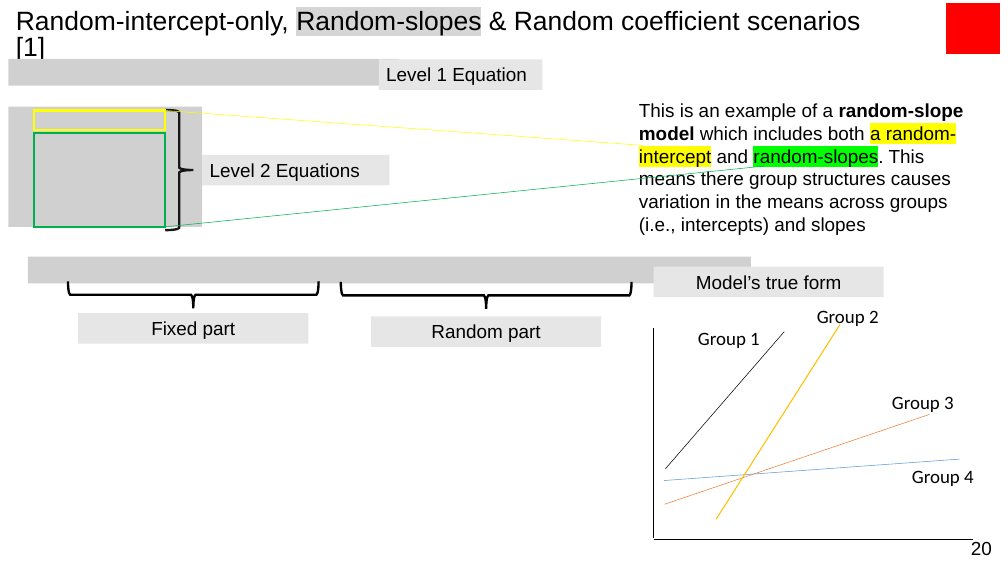
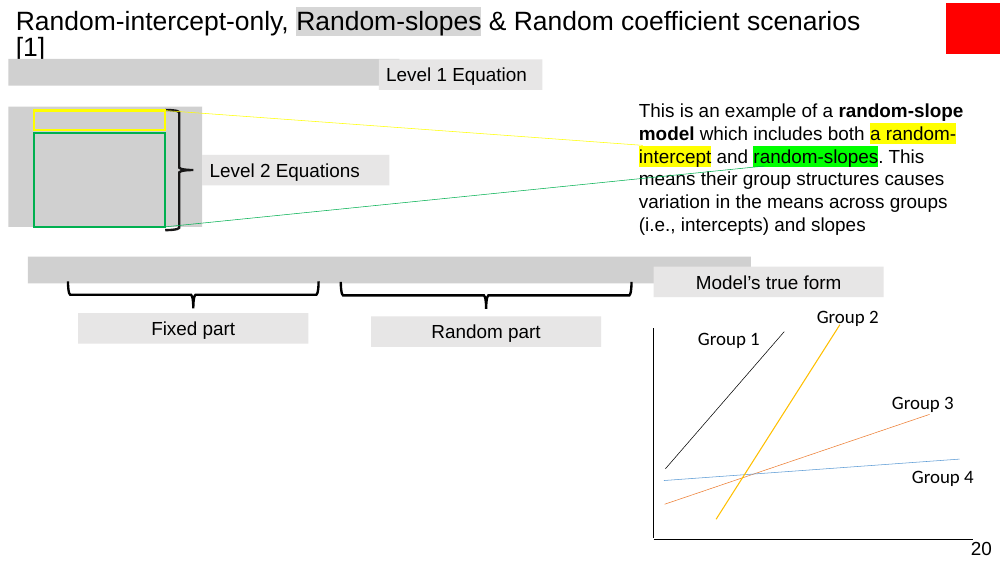
Before and after one commit to UCLPG-MSC-SGDS/GEOG0125, a slide deck: slide 20 of Lecture_notes_ppt/GEOG0125 Week 7 Lecture - Bayesian Hierarchical Models.pptx. Drawn at 1008x567 pixels with LibreOffice and Linux fonts; fonts in the diff are those of the drawing; grey boxes stand for pictures. Boxes give left, top, right and bottom in pixels: in the first picture for what was removed or moved away, otherwise in the second. Text is boxed around its words. In the diff, an @@ line names an element or a change of style, - is before the commit and + after.

```diff
--- a/Lecture_notes_ppt/GEOG0125 Week 7 Lecture - Bayesian Hierarchical Models.pptx
+++ b/Lecture_notes_ppt/GEOG0125 Week 7 Lecture - Bayesian Hierarchical Models.pptx
@@ text at (639, 103, 964, 235): text changed @@
-This is an example of a random-slope model which includes both a random-intercept and random-slopes. This means there group structures causes variation in the means across groups (i.e., intercepts) and slopes
+This is an example of a random-slope model which includes both a random-intercept and random-slopes. This means their group structures causes variation in the means across groups (i.e., intercepts) and slopes
```
Also in this commit, not shown: 10 other slides changed, 5 slides added, 3 slides removed, 2 other files.
